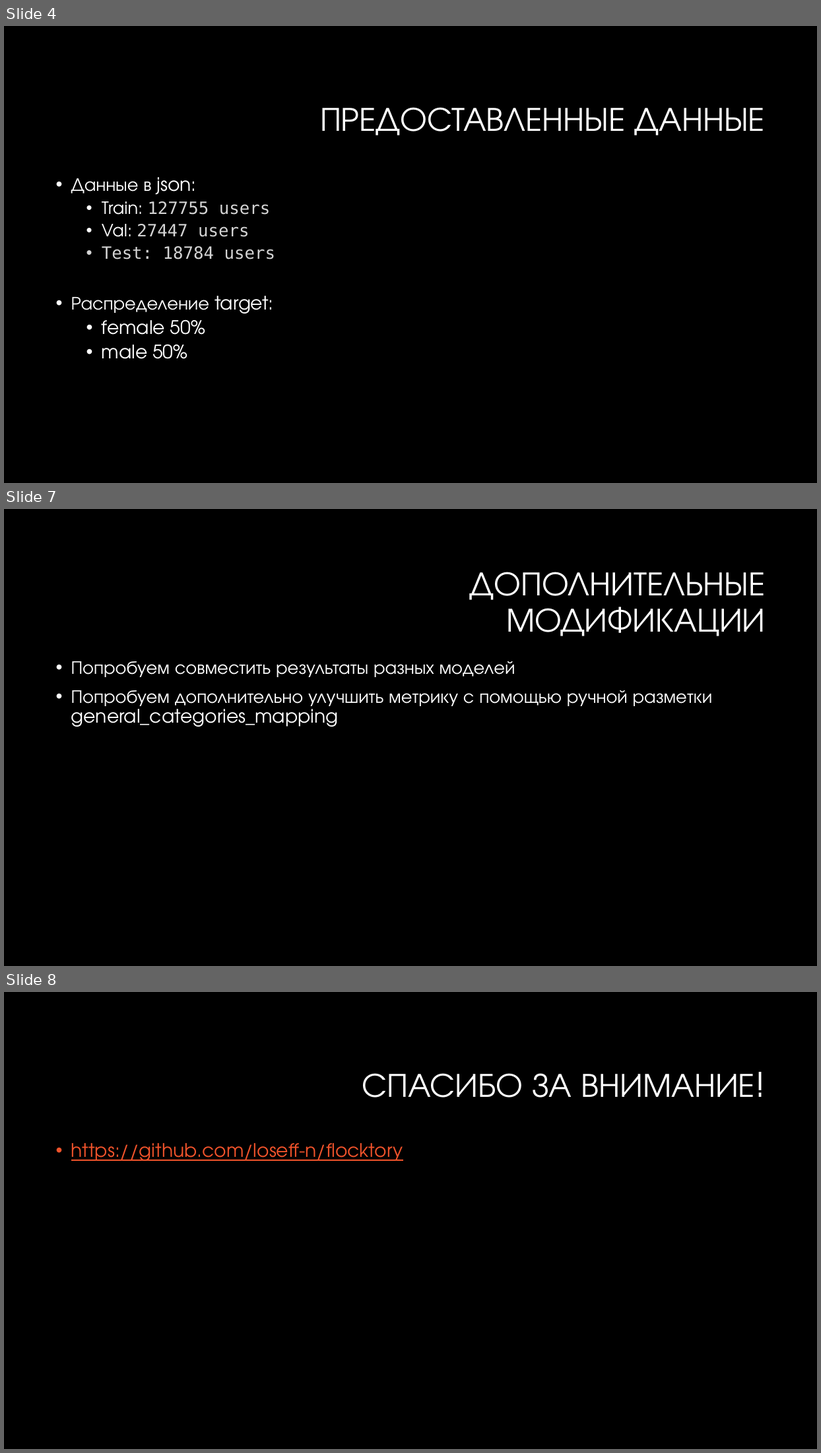
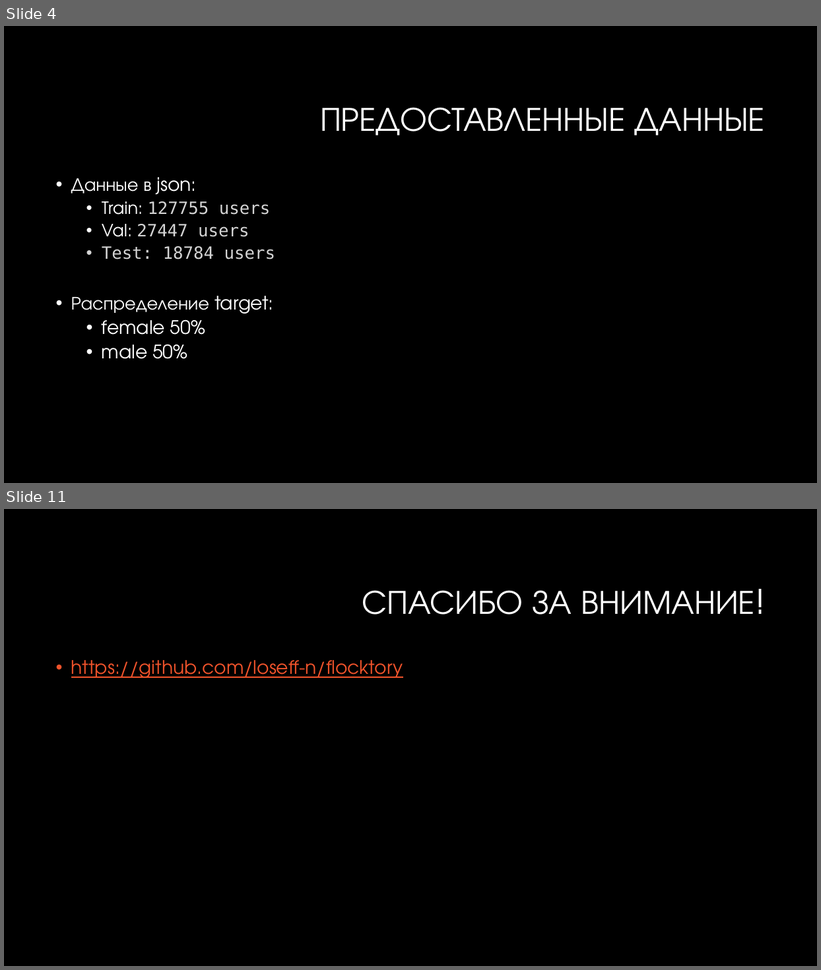
Before and after one commit to loseff-n/flocktory, a slide deck: flocktory.pptx. Shown one above the other, each under a label of ours: slides 4, 7 and 8 before the commit, slides 4 and 11 after it; the slides between them are not shown. The pictures are 821x1453 and 821x970 pixels, drawn with LibreOffice and Linux fonts; fonts in the diff are those of the drawing; background and template pictures are left out. Boxes give left, top, right and bottom in pixels: in the first picture for what was removed or moved away, otherwise in the second. Text is boxed around its words. In the diff, an @@ line names an element or a change of style, - is before the commit and + after.

```diff
--- a/flocktory.pptx
+++ b/flocktory.pptx
@@ slide 7 removed at (4,509,817,966), background #000000 @@
@@ title removed at (470,572,766,636) @@
-ДОПОЛНИТЕЛЬНЫЕ МОДИФИКАЦИИ
@@ text removed at (71,661,713,727) @@
-• Попробуем совместить результаты разных моделей
-• Попробуем дополнительно улучшить метрику с помощью ручной разметки general_categories_mapping
@@ what was slide 8 is now slide 11 @@
```
Also in this commit, not shown: 4 slides changed, 4 slides added, 3 other files.
